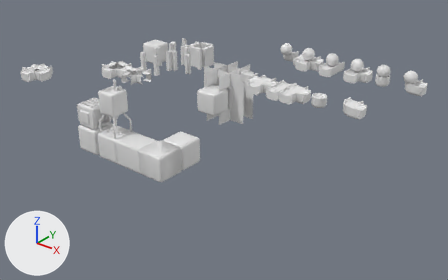
Two versions of the Blender file Assets/tiles.blend, one commit apart.
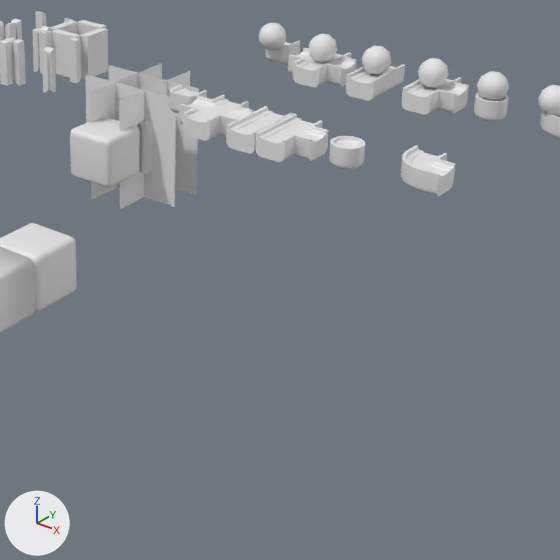
Each version is shown whole from a camera (50 mm lens) standing at (14.4, -12.29, 9.16) and looking at (1.29, 4.09, -1.0), then close up on the part from 37% to 92% of the width and 12% to 100% of the height. The axes (+X, +Y, +Z) are drawn at lower left. The lights are the same throughout.

The older version as bpy lines, for what is in view:
```python
me_cube_009 = bpy.data.meshes.new('Cube.009')
me_cube_009.from_pydata(...)  # 208 vertices, 154 faces; spans x -0.5..0.5, y -0.246..0.246, z -0.55..-0.205
me_cube_009.polygons.foreach_set('use_smooth', [True] * 154)
me_cube_009.materials.append(mat_material_001)  # its picture is missing
me_cube_011 = bpy.data.meshes.new('Cube.011')
me_cube_011.from_pydata(...)  # 534 vertices, 478 faces; spans x -0.5..0.246, y -0.246..0.5, z -0.55..-0.205
me_cube_011.polygons.foreach_set('use_smooth', [True] * 478)
me_cube_109 = bpy.data.meshes.new('Cube.109')
me_cube_109.from_pydata(...)  # 534 vertices, 478 faces; spans x -0.5..0.246, y -0.246..0.5, z -0.55..-0.205
me_cube_109.polygons.foreach_set('use_smooth', [True] * 478)
ob_cube_010 = bpy.data.objects.new('Cube.010', me_cube_009)
ob_cube_010.location = (4.0, 7.0, 2.0)
ob_cube_010.rotation_euler = (0.0, 0.0, 4.712)  # degrees (0, 0, 270)
_m = ob_cube_010.modifiers.new('EdgeSplit', 'EDGE_SPLIT')
ob_cube_012 = bpy.data.objects.new('Cube.012', me_cube_011)
ob_cube_012.location = (7.0, 7.0, 2.0)
ob_cube_012.rotation_euler = (0.0, 0.0, 4.712)  # degrees (0, 0, 270)
_m = ob_cube_012.modifiers.new('EdgeSplit', 'EDGE_SPLIT')
ob_cube_043 = bpy.data.objects.new('Cube.043', me_cube_109)
ob_cube_043.location = (6.3, 4.0, 2.0)
ob_cube_043.rotation_euler = (0.0, 0.0, 4.712)  # degrees (0, 0, 270)
_m = ob_cube_043.modifiers.new('EdgeSplit', 'EDGE_SPLIT')
# also in view: 'Plane' at (0.32, 6.0, 0.0); 'Cube.006' at (3.0, 7.0, 1.62); 'Cube.018' at (2.0, 1.0, 0.0); 'Cube.011' at (6.0, 7.01, 1.62); 'Cube.016' at (1.98, 0.03, 0.0)
```
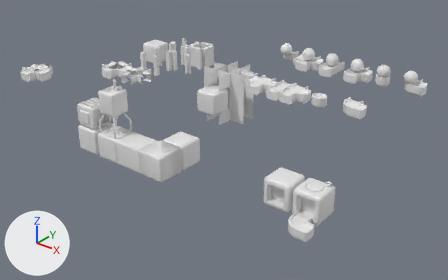
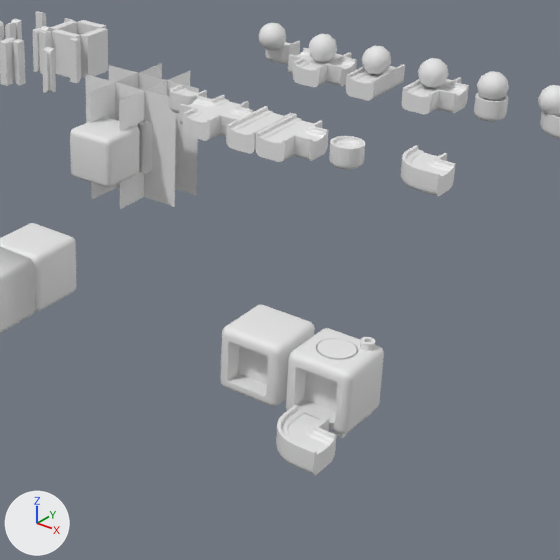
Location of each change, (x1, y1, x2, y2) in pixels of the close-ups (560 x 560 px):
'Cube.046', added: after (286, 328, 384, 434)
'Cube.049', added: after (220, 305, 315, 407)
'Cube.047', added: after (276, 405, 337, 475)
'Cylinder.008', added: after (317, 339, 357, 360)
'Cube.020', added: after (288, 363, 383, 393)
'Cylinder.007', added: after (360, 337, 375, 351)
'Cube.048', added: after (334, 414, 370, 438)

Diff of the bpy script that builds the scene:
```diff
--- a/Assets/tiles.blend.py
+++ b/Assets/tiles.blend.py
@@ ob_cube_020 @@
+ob_cube_020 = bpy.data.objects.new('Cube.020', me_cube_112)  # 56 vertices, 26 faces; spans x -0.45..0.45, y -0.45..0.45, z 0.18..0.246; modifiers EDGE_SPLIT
+ob_cube_020.parent = ob_cube_046
+ob_cube_020.location = (7.0, 1.0, 0.0)
@@ ob_cube_046 @@
+ob_cube_046 = bpy.data.objects.new('Cube.046', me_cube_022)  # 448 vertices, 360 faces; spans x -0.45..0.45, y -0.45..0.45, z -0.45..0.45; modifiers EDGE_SPLIT
+ob_cube_046.location = (7.0, 1.0, 0.0)
@@ ob_cube_048 @@
+ob_cube_048 = bpy.data.objects.new('Cube.048', me_cube_062)  # 32 vertices, 24 faces; spans x -13.8..1.3, y -13.8..1.3, z -1.0..1.0
+ob_cube_048.parent = ob_cube_046
+ob_cube_048.location = (6.7, 1.3, -0.466)
+ob_cube_048.rotation_euler = (0.0, 0.0, 1.571)  # degrees (0, 0, 90)
+ob_cube_048.scale = (0.0479, 0.0479, 0.0479)
@@ ob_cylinder_007 @@
+ob_cylinder_007 = bpy.data.objects.new('Cylinder.007', me_cylinder_008)  # 128 vertices, 98 faces; spans x -1.0..1.0, y -1.0..1.0, z -1.0..1.0; modifiers EDGE_SPLIT
+ob_cylinder_007.parent = ob_cube_046
+ob_cylinder_007.location = (7.27, 1.27, 0.45)
+ob_cylinder_007.scale = (0.092, 0.092, 0.092)
@@ ob_cylinder_008 @@
+ob_cylinder_008 = bpy.data.objects.new('Cylinder.008', me_cylinder_007)  # a 32-sided cylinder along z spanning x -1.0..1.0, y -1.0..1.0, z -1.0..1.0; modifiers EDGE_SPLIT
+ob_cylinder_008.parent = ob_cube_046
+ob_cylinder_008.location = (7.0, 1.0, 0.42)
+ob_cylinder_008.scale = (0.24, 0.24, 0.0364)
@@ ob_cube_049 @@
+ob_cube_049 = bpy.data.objects.new('Cube.049', me_cube_057)  # 324 vertices, 296 faces; spans x -0.45..0.45, y -0.45..0.45, z -0.45..0.45; modifiers BOOLEAN, EDGE_SPLIT
+ob_cube_049.location = (6.0, 1.0, 0.0)
@@ ob_cube_051 @@
+ob_cube_051 = bpy.data.objects.new('Cube.051', me_cube_059)  # 56 vertices, 30 faces; spans x -1.0..1.0, y -1.0..1.0, z -1.0..1.0
+ob_cube_051.location = (6.0, 1.481, 0.0)
+ob_cube_051.scale = (0.297, 0.281, 0.297)
@@ ob_cube_047 @@
+ob_cube_047 = bpy.data.objects.new('Cube.047', me_cube_011.copy())  # the mesh of ob_cube_012; modifiers EDGE_SPLIT
+ob_cube_047.location = (7.0, 0.0, 0.0)
+ob_cube_047.rotation_euler = (0.0, 0.0, 4.712)  # degrees (0, 0, 270)
```
